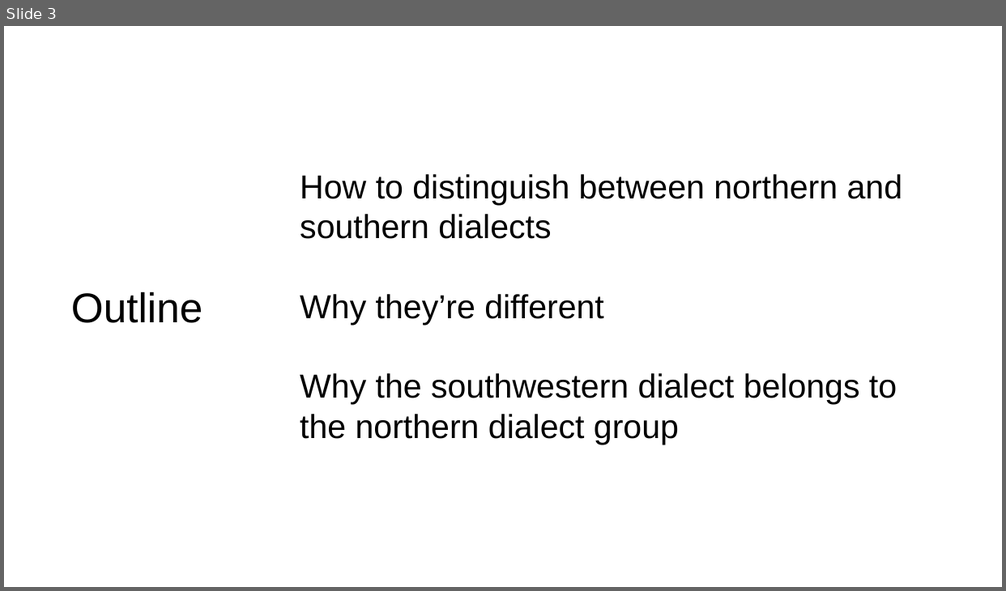
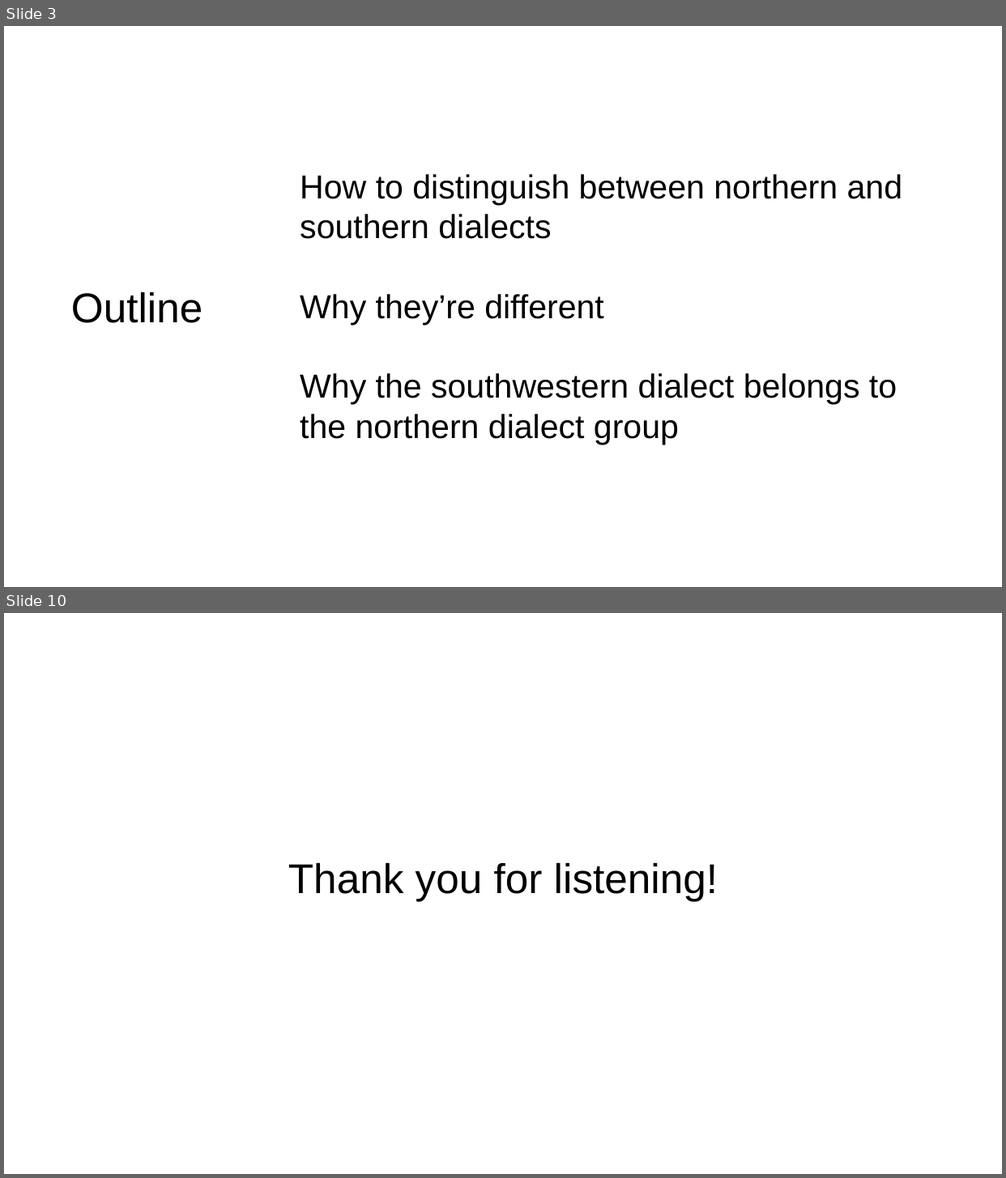
Before and after one commit to poembelief4/note, a slide deck: 南科大/SE2/presentation.pptx. Shown one above the other, each under a label of ours: slide 3 before the commit, slides 3 and 10 after it; the slides between them are not shown. The pictures are 1006x591 and 1006x1178 pixels, drawn with LibreOffice and Linux fonts; fonts in the diff are those of the drawing. Boxes give left, top, right and bottom in pixels: in the first picture for what was removed or moved away, otherwise in the second. Text is boxed around its words. In the diff, an @@ line names an element or a change of style, - is before the commit and + after.

```diff
--- a/南科大/SE2/presentation.pptx
+++ b/南科大/SE2/presentation.pptx
@@ slide 10 added at (4, 613, 1002, 1174), background #FFFFFF @@
@@ text added at (288, 862, 718, 901), 40 pt, text #000000 @@
+Thank you for listening!
```
Also in this commit, not shown: 3 slides changed, 4 other slides added, 2 other files.
